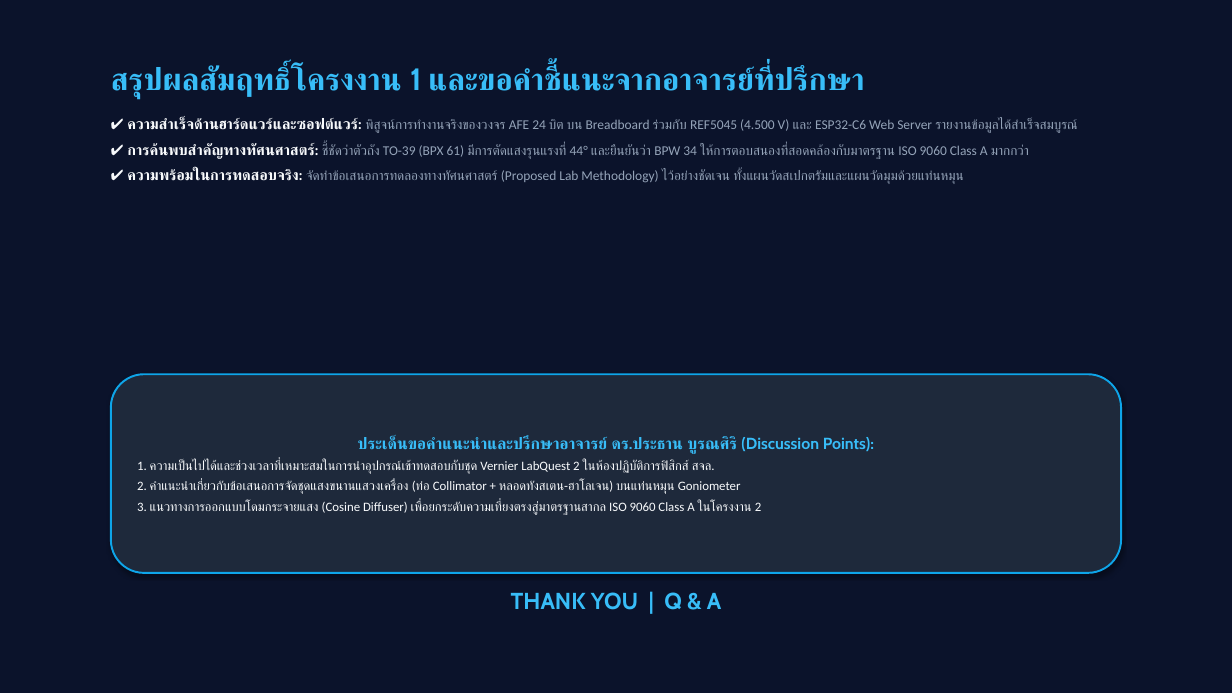
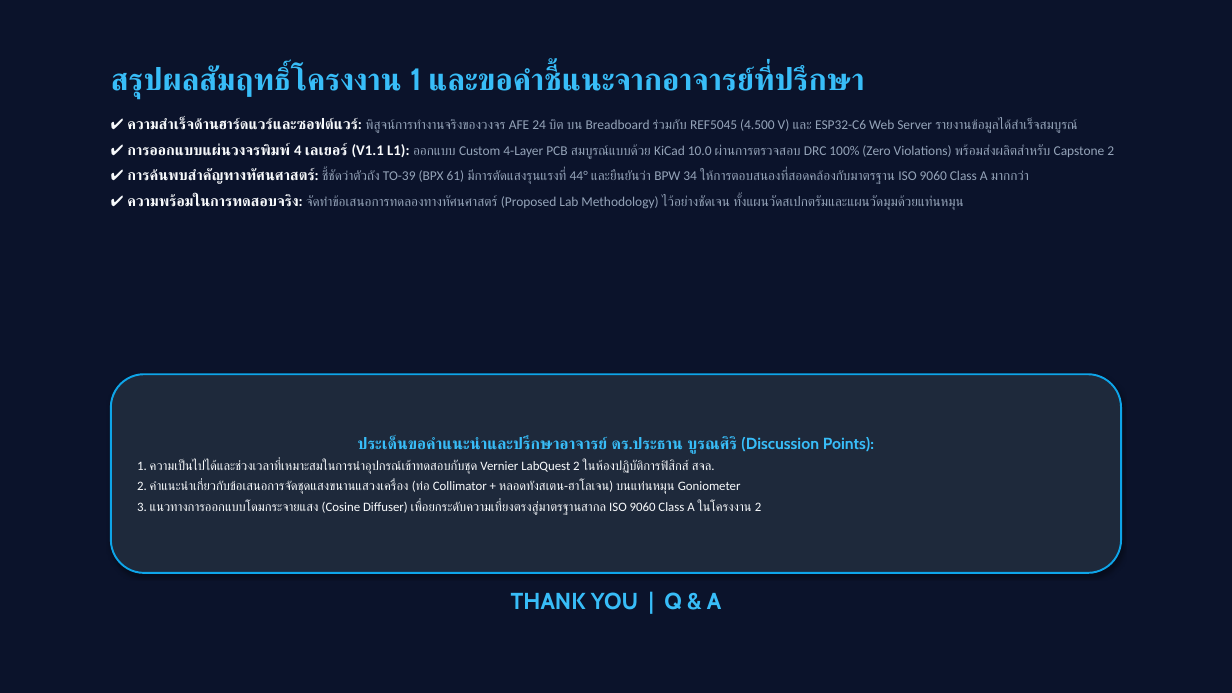
Before and after one commit to tachin-r/Pyranometer_Over_engineering, a slide deck: slide 16 of Report_doc/69_IoT_Pyranometer_Capstone1_Slides.pptx (slide 15 before the commit). Drawn at 1232x693 pixels with LibreOffice and Linux fonts; fonts in the diff are those of the drawing. Boxes give left, top, right and bottom in pixels: in the first picture for what was removed or moved away, otherwise in the second. Text is boxed around its words. In the diff, an @@ line names an element or a change of style, - is before the commit and + after.

```diff
--- a/Report_doc/69_IoT_Pyranometer_Capstone1_Slides.pptx
+++ b/Report_doc/69_IoT_Pyranometer_Capstone1_Slides.pptx
@@ text at box(127, 143, 1114, 159): paragraph added @@
+✔ การออกแบบแผ่นวงจรพิมพ์ 4 เลเยอร์ (V1.1 L1): ออกแบบ Custom 4-Layer PCB สมบูรณ์แบบด้วย KiCad 10.0 ผ่านการตรวจสอบ DRC 100% (Zero Violations) พร้อมส่งผลิตสำหรับ Capstone 2
```
Also in this commit, not shown: 3 other slides changed, 1 slide added, 8 other files.
